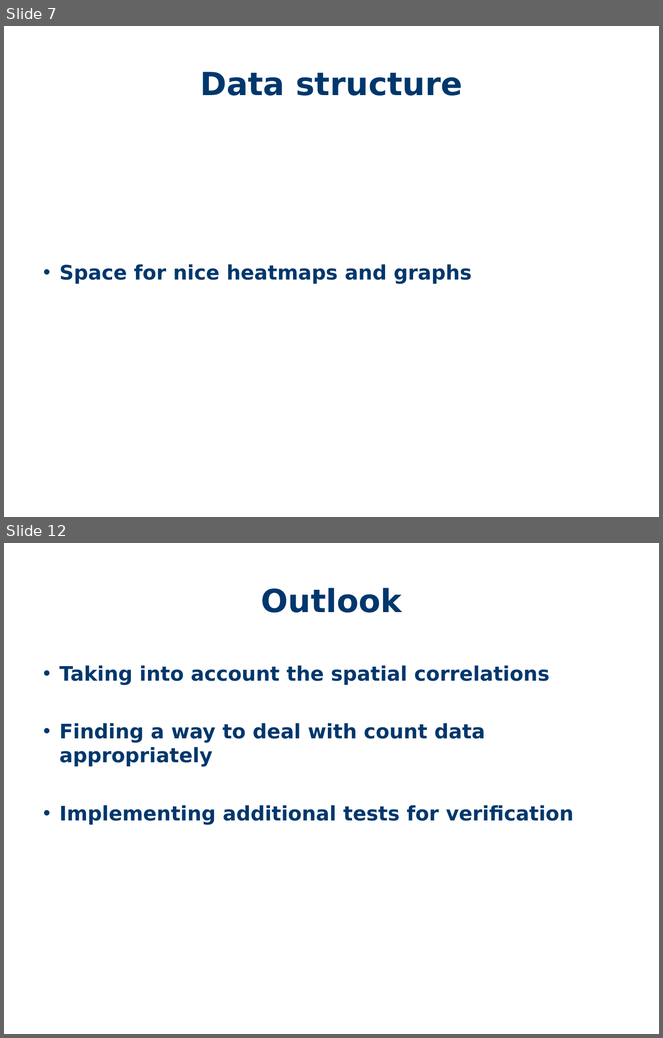
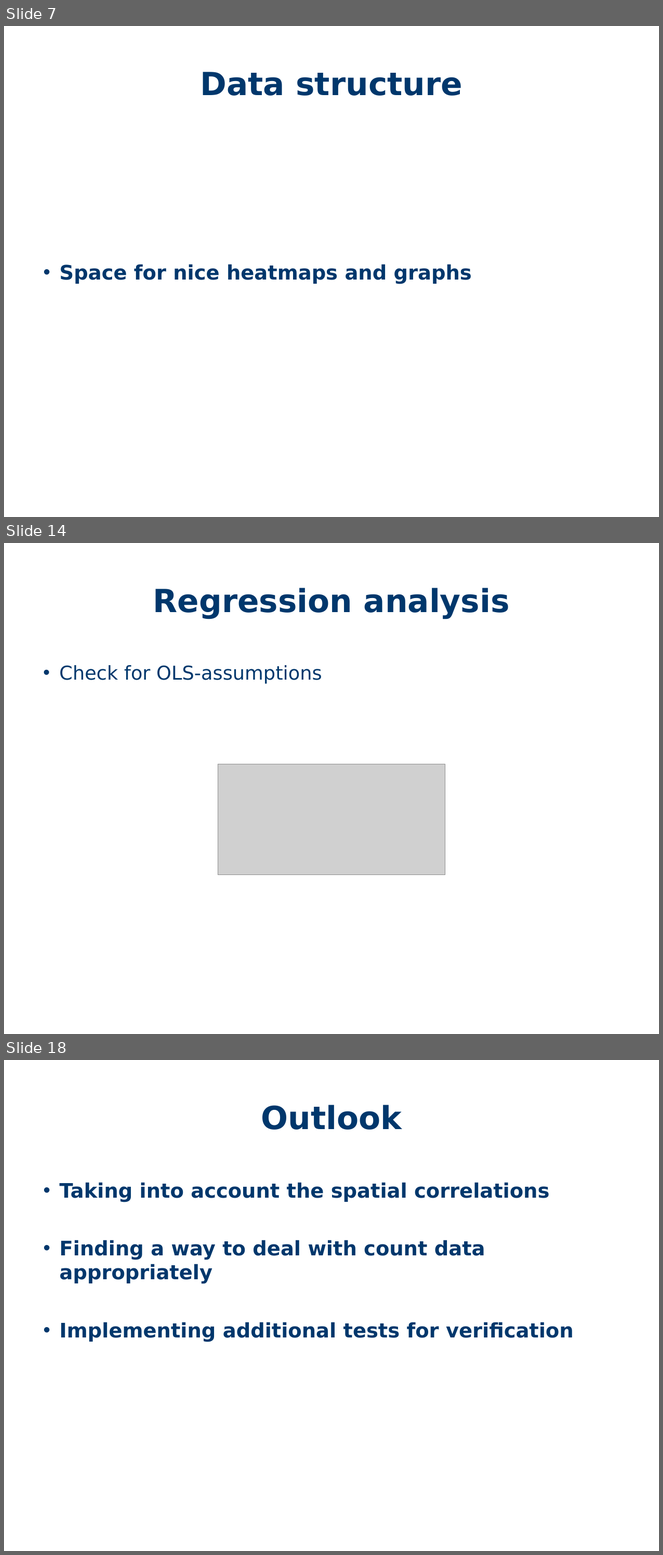
Before and after one commit to PetraBurdejova/spl2018take2, a slide deck: SPL.ppt. Shown one above the other, each under a label of ours: slides 7 and 12 before the commit, slides 7, 14 and 18 after it; the slides between them are not shown. The pictures are 663x1038 and 663x1555 pixels, drawn with LibreOffice and Linux fonts; fonts in the diff are those of the drawing; grey boxes stand for pictures; background and template pictures are left out. Boxes give left, top, right and bottom in pixels: in the first picture for what was removed or moved away, otherwise in the second. Text is boxed around its words. In the diff, an @@ line names an element or a change of style, - is before the commit and + after.

```diff
--- a/SPL.ppt
+++ b/SPL.ppt
@@ slide 14 added at <box>4,543,659,1034</box>, background #FFFFFF @@
@@ title added at <box>153,588,510,618</box>, 35 pt, text #00376C, bold @@
+Regression analysis
@@ text added at <box>59,665,322,684</box>, 21 pt, text #00376C @@
+• Check for OLS-assumptions
@@ picture added at <box>218,765,445,875</box> @@
@@ what was slide 12 is now slide 18 @@
```
Also in this commit, not shown: 1 slide changed, 7 other slides added, 2 slides removed.
